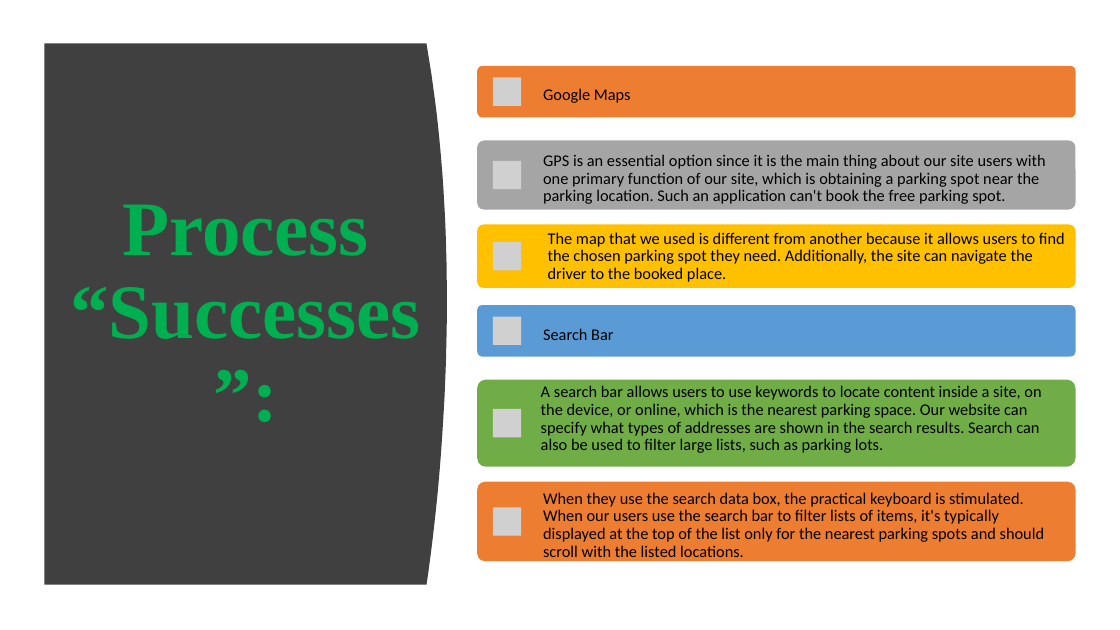
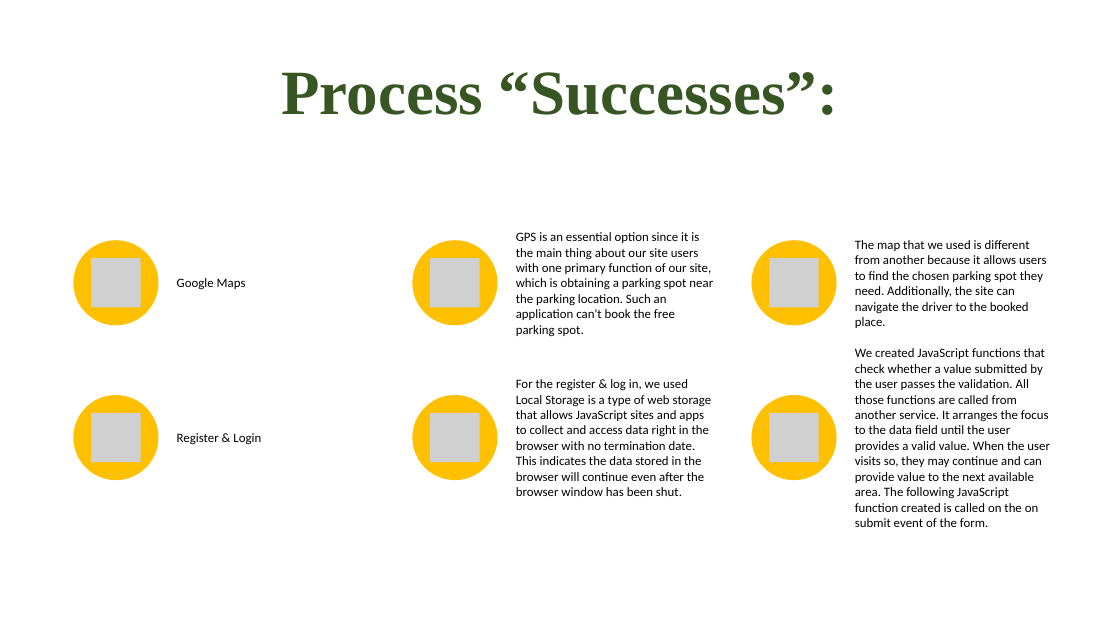
Before and after one commit to Yousiadel/Park-Me-Site, a slide deck: slide 10 of Project 1 for Group2 Parking Site.pptx. Drawn at 1120x630 pixels with LibreOffice and Linux fonts; fonts in the diff are those of the drawing; grey boxes stand for pictures. Boxes give left, top, right and bottom in pixels: in the first picture for what was removed or moved away, otherwise in the second. Text is boxed around its words. In the diff, an @@ line names an element or a change of style, - is before the commit and + after.

```diff
--- a/Project 1 for Group2 Parking Site.pptx
+++ b/Project 1 for Group2 Parking Site.pptx
@@ freeform shape removed at (45,44,447,585) @@
@@ title "Process “Successes”:": place and size @@
-title "Process “Successes”:" at (70,204,420,339)
+title "Process “Successes”:" at (281,72,838,115)
@@ title "Process “Successes”:" at (281,72,838,115): size 66 to 54 pt, text colour #00B050 to #385723 @@
@@ size 14 to 11 pt; line spacing 0.9 to 1; less space between paragraphs in 3 elements at (855,240,1046,328), (177,278,246,289), (516,232,713,337) @@
@@ text "GPS is an essential option ...": place and size @@
-text "GPS is an essential option ..." at (543,154,1046,204)
+text "GPS is an essential option ..." at (516,232,713,337)
@@ text "Google Maps": place and size @@
-text "Google Maps" at (543,88,631,103)
+text "Google Maps" at (177,278,246,289)
@@ text "The map that we used ...": place and size @@
-text "The map that we used ..." at (548,232,1065,282)
+text "The map that we used ..." at (855,240,1046,328)
@@ group added at (73,240,1050,527): 6 ellipses, 6 pictures, 3 texts @@
+Register & Login
+For the register & log in, we used Local Storage is a type of web storage that allows JavaScript sites and apps to collect and access data right in the browser with no termination date. This indicates the data stored in the browser will continue even after the browser window has been shut.
+We created JavaScript functions that check whether a value submitted by the user passes the validation. All those functions are called from another service. It arranges the focus to the data field until the user provides a valid value. When the user visits so, they may continue and can provide value to the next available area. The following JavaScript function created is called on the on submit event of the form.
@@ group removed at (477,66,1075,562): 6 rounded rectangles, 6 pictures, 3 texts @@
-Search Bar
-A search bar allows users to use keywords to locate content inside a site, on the device, or online, which is the nearest parking space. Our website can specify what types of addresses are shown in the search results. Search can also be used to filter large lists, such as parking lots.
-When they use the search data box, the practical keyboard is stimulated. When our users use the search bar to filter lists of items, it's typically displayed at the top of the list only for the nearest parking spots and should scroll with the listed locations.
```
Also in this commit, not shown: 7 other slides changed.
